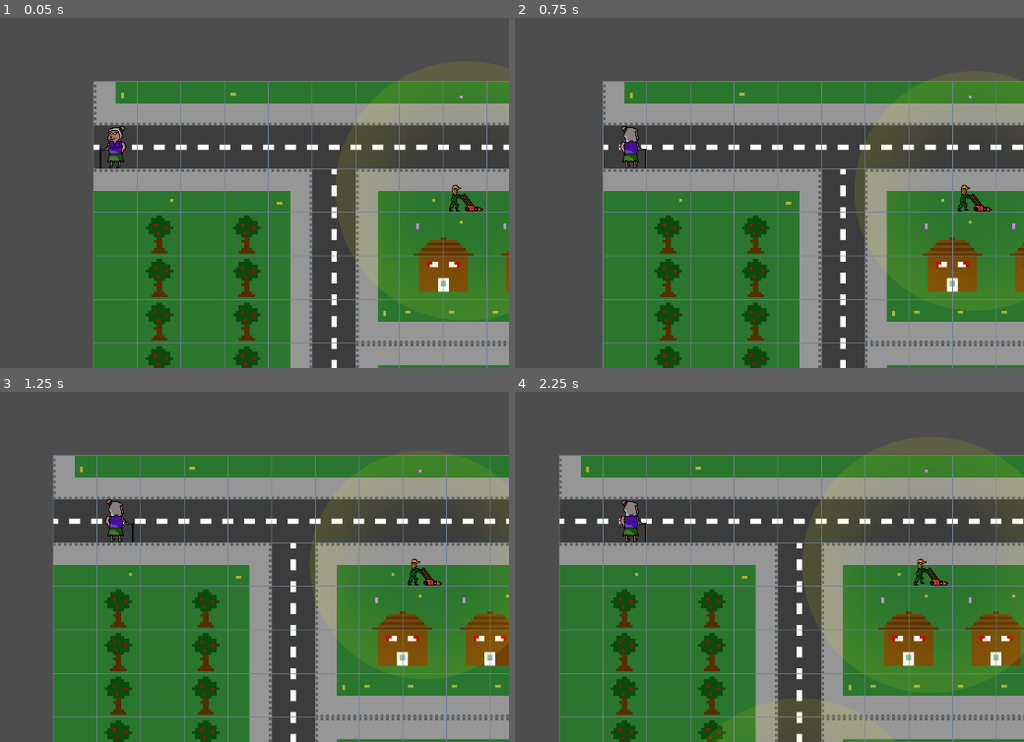
Above: before the commit, frames 1-4 (two rows, left to right).
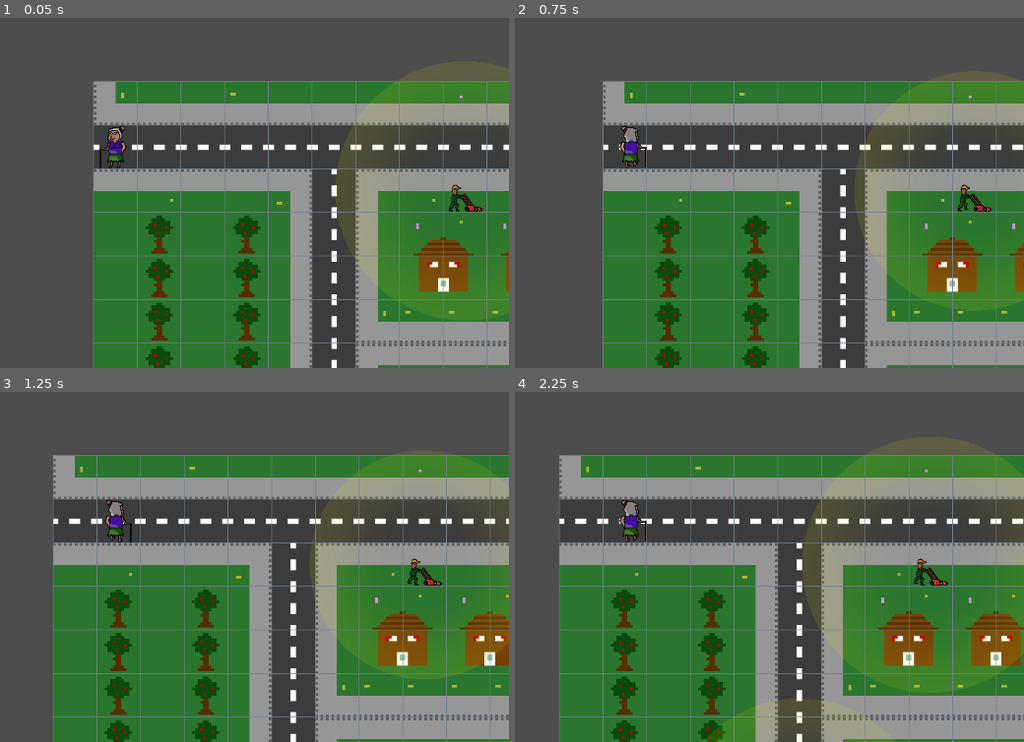
Above: after the commit, the same moments.

Repository: chrismeunier/EpicGameJam11
Game: Godot game, scene res://TileMap/world.tscn
Same seed, same stepped clock (60 frames per second), same inputs: the game is played once before the commit and once after it.
Inputs (mouse positions are in pixels of both pictures, inside the frame that each line leads up to):
- Up to frame 1 (0.05 s): no input
- Up to frame 2 (0.75 s): tap Enter at 0.5 s; move the mouse to (805, 126) at 0.52 s; hold D (Right) from 0.53 s (still down); hold Shift from 0.53 s (still down)
- Up to frame 3 (1.25 s): keep holding D (Right); keep holding Shift
- Up to frame 4 (2.25 s): move the mouse to (outside the picture) at 1.27 s; release D (Right) at 1.28 s; release Shift at 1.28 s; hold S (Down) 1.28-2.03 s; tap 2 at 1.35 s; move the mouse to (708, 423) at 2.02 s; hold D (Right) from 2.03 s (still down); tap 3 at 2.1 s

Frame 1 is identical in both runs. In frame 2, less than 0.1% of the frame differs, in the area x 23-93%, y 36-56%; in frame 3, less than 0.1%, in the area x 20-82%, y 30-56%; in frame 4, less than 0.1%.

Commit message:
add success sound and animation

Diff:
--- a/characters/Babark.tscn
+++ b/characters/Babark.tscn
@@ -68,8 +68,11 @@
 }],
 "loop": true,
 "name": &"default",
-"speed": 5.0
+"speed": 6.0
 }]
+
+[sub_resource type="CircleShape2D" id="CircleShape2D_lbqyu"]
+radius = 2.0
 
 [node name="Babark" type="Node2D"]
 script = ExtResource("1_ne8ia")
@@ -90,7 +93,12 @@
 scale = Vector2(0.4, 0.4)
 sprite_frames = SubResource("SpriteFrames_2k7nf")
 autoplay = "default"
-frame_progress = 0.0102316
+
+[node name="SuccessDetect" type="Area2D" parent="."]
+
+[node name="CollisionShape2D" type="CollisionShape2D" parent="SuccessDetect"]
+shape = SubResource("CircleShape2D_lbqyu")
 
 [connection signal="body_entered" from="Area2D" to="." method="_on_area_2d_body_entered"]
 [connection signal="body_exited" from="Area2D" to="." method="_on_area_2d_body_exited"]
+[connection signal="body_entered" from="SuccessDetect" to="." method="_on_success_detect_body_entered"]
--- a/characters/LawnMower.tscn
+++ b/characters/LawnMower.tscn
@@ -50,7 +50,7 @@
 }],
 "loop": true,
 "name": &"default",
-"speed": 5.0
+"speed": 6.0
 }]
 
 [sub_resource type="RectangleShape2D" id="RectangleShape2D_dnjv7"]
--- a/characters/Vroum.tscn
+++ b/characters/Vroum.tscn
@@ -50,7 +50,7 @@
 }],
 "loop": true,
 "name": &"ride_down",
-"speed": 5.0
+"speed": 6.0
 }, {
 "frames": [{
 "duration": 1.0,
@@ -61,7 +61,7 @@
 }],
 "loop": true,
 "name": &"ride_left",
-"speed": 5.0
+"speed": 6.0
 }, {
 "frames": [{
 "duration": 1.0,
@@ -72,7 +72,7 @@
 }],
 "loop": true,
 "name": &"ride_right",
-"speed": 5.0
+"speed": 6.0
 }, {
 "frames": [{
 "duration": 1.0,
@@ -83,7 +83,7 @@
 }],
 "loop": true,
 "name": &"ride_up",
-"speed": 5.0
+"speed": 6.0
 }]
 
 [node name="Vroum" type="StaticBody2D"]
@@ -96,6 +96,5 @@
 scale = Vector2(0.5, 0.5)
 sprite_frames = SubResource("SpriteFrames_5lk38")
 animation = &"ride_down"
-frame_progress = 0.940328
 
 [node name="DisturbanceArea" parent="." instance=ExtResource("1_asxv0")]
--- a/characters/babark.gd
+++ b/characters/babark.gd
@@ -20,6 +20,9 @@
 	if isPlayerInArea and not audio_stream_player_2d.playing:
 		audio_stream_player_2d.play()
 		audio_stream_player_2d.attenuation = get_sound_volume()
+	else:
+		if audio_stream_player_2d.playing:
+			audio_stream_player_2d.stop()
 
 func get_sound_volume() -> float:
 	if player == null:
@@ -27,3 +30,10 @@
 	else:
 		var volume: float = 1 - (global_position.distance_to(player.global_position)	/ collision_shape_2d.shape.get_rect().size.x)
 		return volume * 100
+
+func _on_success_detect_body_entered(body: Node2D) -> void:
+	if (body.name == "Player"):
+		body.set_success_animation()
+		isPlayerInArea = false
+		visible = false
+		AudioManager.level_success.play()
--- a/characters/player.gd
+++ b/characters/player.gd
@@ -12,13 +12,14 @@
 
 # Called when the node enters the scene tree for the first time.
 func _ready() -> void:
+	anim.play("idle_down")
 	Events.go_left.connect(on_signal_go_left)
 	Events.go_right.connect(on_signal_go_right)
 	Events.go_down.connect(on_signal_go_down)
 	Events.go_up.connect(on_signal_go_up)
 
 func _process(_delta: float) -> void:
-	if not can_move_input:
+	if not can_move_input or anim.animation == "success":
 		return
 
 	# Uncomment this to move manually
@@ -90,6 +91,8 @@
 			disturbanceLvl = "lvl0"
 
 func animate_player(direction: Vector2) -> void:
+	if anim.animation == "success":
+		return
 	if direction == Vector2.DOWN and anim.animation != "move_down":
 		anim.play("move_down")
 	elif direction == Vector2.LEFT and anim.animation != "move_left":
@@ -100,6 +103,8 @@
 		anim.play("move_up")
 
 func handle_idle() -> void:
+	if anim.animation == "success":
+		return
 	if lastDirection == Vector2.DOWN and anim.animation != "idle_down":
 		anim.play("idle_down")
 	elif lastDirection == Vector2.LEFT and anim.animation != "idle_left":
@@ -180,3 +185,6 @@
 	var index = randi() % AudioManager.error.get_child_count()
 	var player: AudioStreamPlayer = AudioManager.error.get_child(index)
 	player.play()
+
+func set_success_animation() -> void:
+	anim.play("success")
--- a/characters/player.tscn
+++ b/characters/player.tscn
@@ -1,8 +1,9 @@
-[gd_scene load_steps=30 format=3 uid="uid://dkjvq1dd5doeu"]
+[gd_scene load_steps=39 format=3 uid="uid://dkjvq1dd5doeu"]
 
 [ext_resource type="Script" uid="uid://cjrh0q7secvp0" path="res://characters/player.gd" id="1_3eadt"]
 [ext_resource type="Texture2D" uid="uid://b03uudwjsewd1" path="res://Visuels/Grandma_left_down.png" id="2_tory2"]
 [ext_resource type="Texture2D" uid="uid://vouxydyjcvds" path="res://Visuels/Grandma_up_right.png" id="3_x0jl3"]
+[ext_resource type="Texture2D" uid="uid://dygvyua4ru2q6" path="res://Visuels/grandma_holding_doggo.png" id="4_x0jl3"]
 
 [sub_resource type="AtlasTexture" id="AtlasTexture_evndh"]
 atlas = ExtResource("2_tory2")
@@ -99,6 +100,38 @@
 [sub_resource type="AtlasTexture" id="AtlasTexture_rjhu2"]
 atlas = ExtResource("3_x0jl3")
 region = Rect2(256, 0, 64, 64)
+
+[sub_resource type="AtlasTexture" id="AtlasTexture_lit6r"]
+atlas = ExtResource("4_x0jl3")
+region = Rect2(0, 0, 64, 128)
+
+[sub_resource type="AtlasTexture" id="AtlasTexture_ys5vl"]
+atlas = ExtResource("4_x0jl3")
+region = Rect2(64, 0, 64, 128)
+
+[sub_resource type="AtlasTexture" id="AtlasTexture_3y70i"]
+atlas = ExtResource("4_x0jl3")
+region = Rect2(128, 0, 64, 128)
+
+[sub_resource type="AtlasTexture" id="AtlasTexture_mjkfq"]
+atlas = ExtResource("4_x0jl3")
+region = Rect2(192, 0, 64, 128)
+
+[sub_resource type="AtlasTexture" id="AtlasTexture_5f4cm"]
+atlas = ExtResource("4_x0jl3")
+region = Rect2(0, 128, 64, 128)
+
+[sub_resource type="AtlasTexture" id="AtlasTexture_d3tvb"]
+atlas = ExtResource("4_x0jl3")
+region = Rect2(64, 128, 64, 128)
+
+[sub_resource type="AtlasTexture" id="AtlasTexture_nbheu"]
+atlas = ExtResource("4_x0jl3")
+region = Rect2(128, 128, 64, 128)
+
+[sub_resource type="AtlasTexture" id="AtlasTexture_5mswt"]
+atlas = ExtResource("4_x0jl3")
+region = Rect2(192, 128, 64, 128)
 
 [sub_resource type="SpriteFrames" id="SpriteFrames_q605b"]
 animations = [{
@@ -108,7 +141,7 @@
 }],
 "loop": true,
 "name": &"idle_down",
-"speed": 5.0
+"speed": 6.0
 }, {
 "frames": [{
 "duration": 1.0,
@@ -116,7 +149,7 @@
 }],
 "loop": true,
 "name": &"idle_left",
-"speed": 5.0
+"speed": 6.0
 }, {
 "frames": [{
 "duration": 1.0,
@@ -124,7 +157,7 @@
 }],
 "loop": true,
 "name": &"idle_right",
-"speed": 5.0
+"speed": 6.0
 }, {
 "frames": [{
 "duration": 1.0,
@@ -132,7 +165,7 @@
 }],
 "loop": true,
 "name": &"idle_up",
-"speed": 5.0
+"speed": 6.0
 }, {
 "frames": [{
 "duration": 1.0,
@@ -152,7 +185,7 @@
 }],
 "loop": true,
 "name": &"move_down",
-"speed": 5.0
+"speed": 6.0
 }, {
 "frames": [{
 "duration": 1.0,
@@ -172,7 +205,7 @@
 }],
 "loop": true,
 "name": &"move_left",
-"speed": 5.0
+"speed": 6.0
 }, {
 "frames": [{
 "duration": 1.0,
@@ -192,7 +225,7 @@
 }],
 "loop": true,
 "name": &"move_right",
-"speed": 5.0
+"speed": 6.0
 }, {
 "frames": [{
 "duration": 1.0,
@@ -212,7 +245,36 @@
 }],
 "loop": true,
 "name": &"move_up",
-"speed": 5.0
+"speed": 6.0
+}, {
+"frames": [{
+"duration": 1.0,
+"texture": SubResource("AtlasTexture_lit6r")
+}, {
+"duration": 1.0,
+"texture": SubResource("AtlasTexture_ys5vl")
+}, {
+"duration": 1.0,
+"texture": SubResource("AtlasTexture_3y70i")
+}, {
+"duration": 1.0,
+"texture": SubResource("AtlasTexture_mjkfq")
+}, {
+"duration": 1.0,
+"texture": SubResource("AtlasTexture_5f4cm")
+}, {
+"duration": 1.0,
+"texture": SubResource("AtlasTexture_d3tvb")
+}, {
+"duration": 1.0,
+"texture": SubResource("AtlasTexture_nbheu")
+}, {
+"duration": 1.0,
+"texture": SubResource("AtlasTexture_5mswt")
+}],
+"loop": true,
+"name": &"success",
+"speed": 6.0
 }]
 
 [sub_resource type="CapsuleShape2D" id="CapsuleShape2D_tory2"]
@@ -224,7 +286,7 @@
 [node name="AnimatedSprite2D" type="AnimatedSprite2D" parent="."]
 scale = Vector2(0.5, 0.5)
 sprite_frames = SubResource("SpriteFrames_q605b")
-animation = &"idle_left"
+animation = &"success"
 
 [node name="Camera2D" type="Camera2D" parent="AnimatedSprite2D"]
 zoom = Vector2(2, 2)
Not shown, added: Visuels/grandma_holding_doggo.png.import
Not shown: 1 places in characters/Babark.tscn that only renumber resources
Not shown: 1 places in characters/Vroum.tscn that only renumber resources
